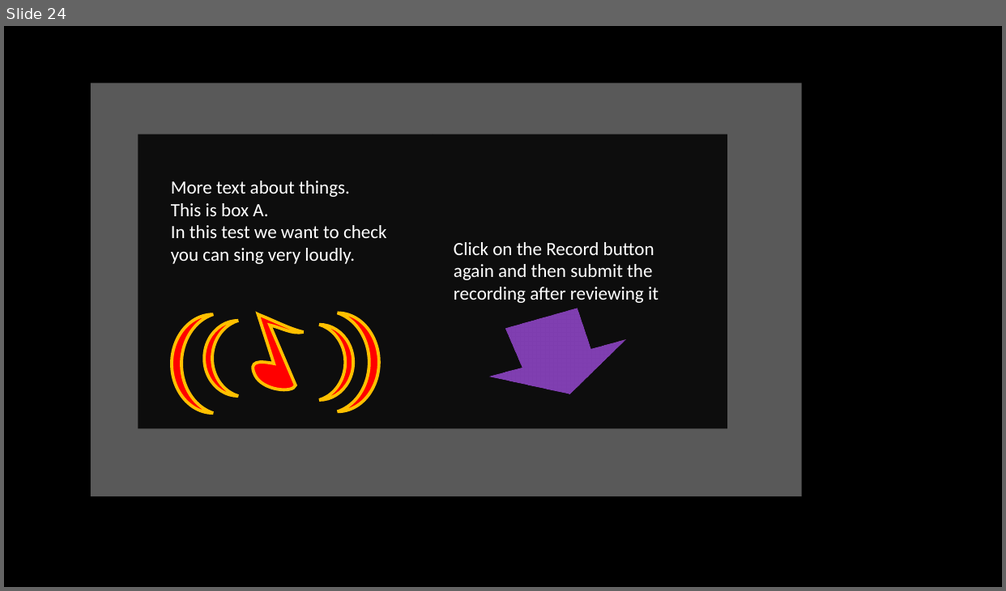
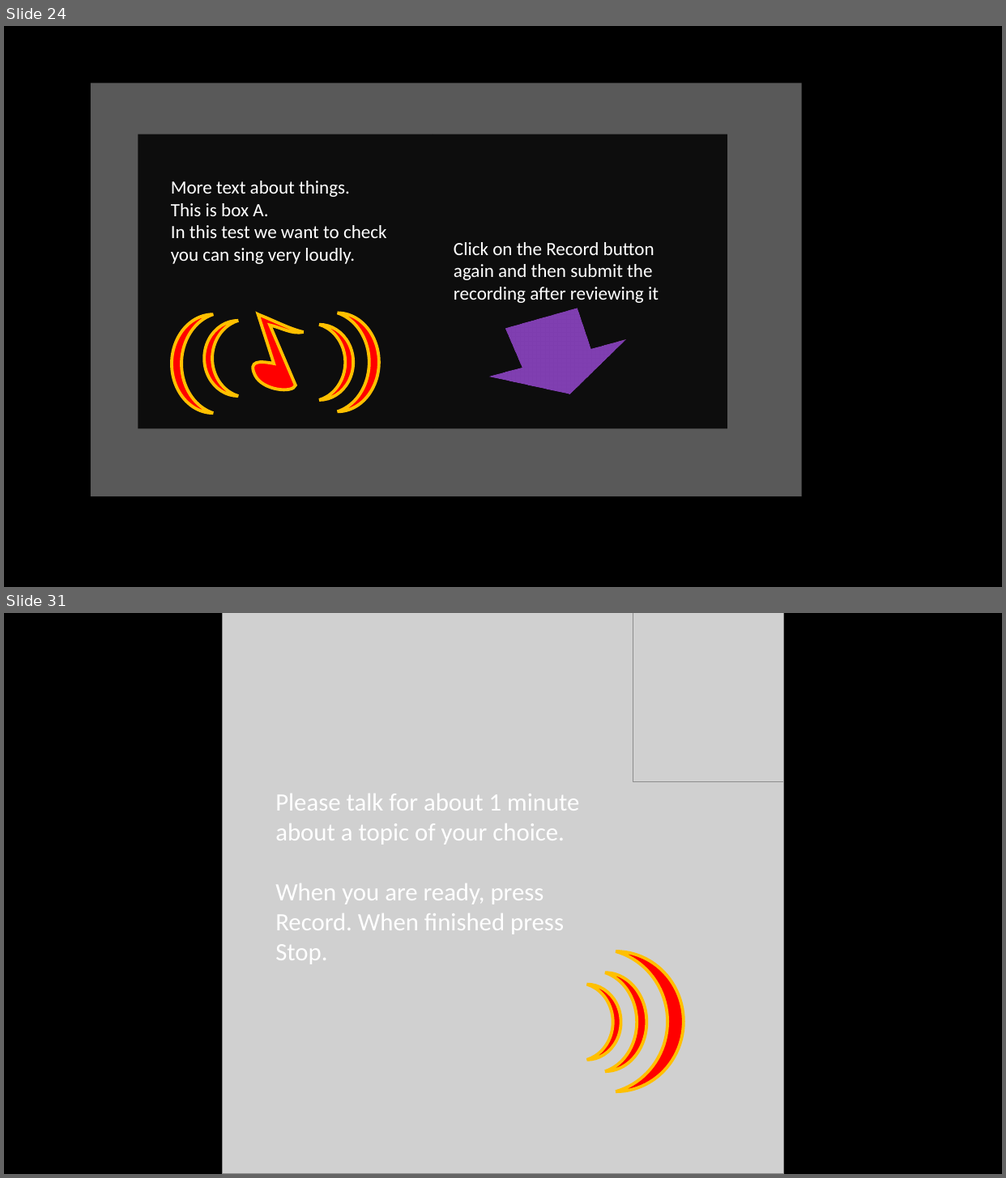
Before and after one commit to sweatysock/jock, a slide deck: design notes.pptx. Shown one above the other, each under a label of ours: slide 24 before the commit, slides 24 and 31 after it; the slides between them are not shown. The pictures are 1006x591 and 1006x1178 pixels, drawn with LibreOffice and Linux fonts; fonts in the diff are those of the drawing; grey boxes stand for pictures. Boxes give left, top, right and bottom in pixels: in the first picture for what was removed or moved away, otherwise in the second. Text is boxed around its words. In the diff, an @@ line names an element or a change of style, - is before the commit and + after.

```diff
--- a/design notes.pptx
+++ b/design notes.pptx
@@ slide 31 added at (x1=4, y1=613, x2=1002, y2=1174), background #000000 @@
@@ picture added at (x1=222, y1=613, x2=783, y2=1174) @@
@@ picture added at (x1=633, y1=613, x2=784, y2=782) @@
@@ text added at (x1=275, y1=794, x2=579, y2=965), 24 pt, text #FFFFFF @@
+Please talk for about 1 minute about a topic of your choice.
+When you are ready, press Record. When finished press Stop.
@@ moon added at (x1=616, y1=952, x2=683, y2=1092), fill #FF0000, outline #FFC000 3 pt @@
@@ moon added at (x1=605, y1=973, x2=646, y2=1072), fill #FF0000, outline #FFC000 3 pt @@
@@ moon added at (x1=587, y1=984, x2=621, y2=1060), fill #FF0000, outline #FFC000 3 pt @@
```
Also in this commit, not shown: 2 slides changed, 6 other slides added, 1 slide removed, 18 other files.
